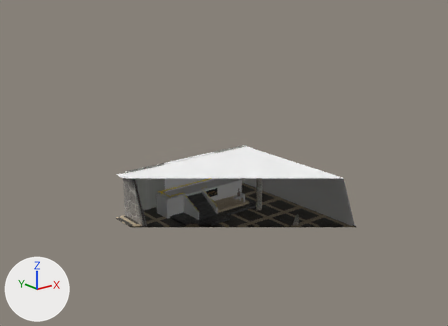
An edit to the OBJ model configCGIH9/Models/Explanadafi/explanadafi.obj, drawn before and after from the same camera.
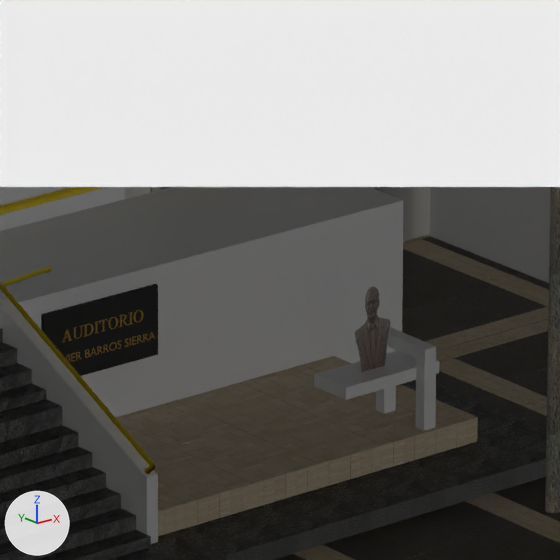
There are two pictures of each version: one from a camera (50 mm lens) standing at (-2131.0, -2606.0, 1492.0) and looking at (481.0, 660.0, 186.0), one close up on the part from 45% to 57% of the width and 49% to 66% of the height. Arrows for +X, +Y and +Z are at lower left; the lights stay in place. The last two pictures show the newer version. Everything nearer to the camera than a plane just in front of the edit is cut away. Where no turn or scale is listed for an object, it has been applied to the vertices.

Objects in the first close-up: 'Cilindro.011', 'Cuarto.001', 'Cube', 'Cube.001', 'Cube.002', 'Cube.009', 'Cube.012', 'Cube.013', 'Cubo', 'Escaleras.001', 'ParedAuditorio', 'PisoBase' and 7 more.
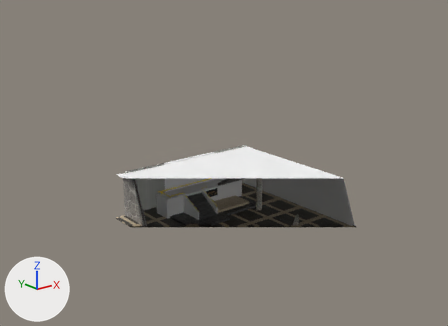
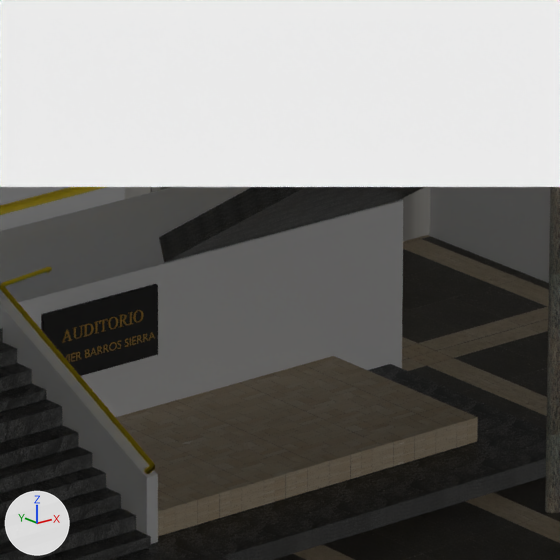
Location of each change, [x1, y1, x2, y2] in pixels of the close-ups (560 x 560 px):
'escalera2', added
    after: [159, 187, 423, 263]
'Cube.012', deleted
    before: [314, 286, 439, 431]
    faces in mat_base_002 (its picture is missing): [314, 350, 439, 400]
    faces in mat_estatua_001: [355, 286, 391, 372]
    faces in mat_base_004 (its picture is missing): [416, 359, 436, 431]
    faces in mat_base_007 (its picture is missing): [387, 327, 436, 362]
    faces in mat_base_006 (its picture is missing): [376, 346, 396, 413]

Patch to the scene script:
```diff
--- a/configCGIH9/Models/Explanadafi/explanadafi.obj.py
+++ b/configCGIH9/Models/Explanadafi/explanadafi.obj.py
@@ me_escalera2 @@
+me_escalera2.from_pydata(...)  # 8 vertices, 6 faces; spans x 426.0..640.0, y 460.0..663.0, z 28.0..168.0
+me_escalera2.materials.append(mat_base2)
@@ ob_cube_012 @@
-ob_cube_012 = bpy.data.objects.new('Cube.012', me_cube_012)
-ob_cube_012.location = (0.0, 0.0, 0.0)
@@ ob_escalera2 @@
+ob_escalera2 = bpy.data.objects.new('escalera2', me_escalera2)
+ob_escalera2.location = (0.0, 0.0, 0.0)
```
